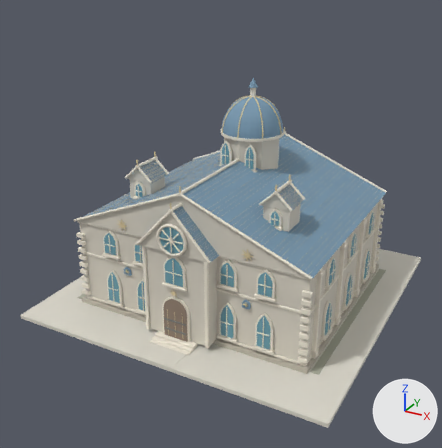
What one commit did to the FBX model Assets/Models/Kingdom/City/Models/ArcaneAcademy_Lv3.fbx.
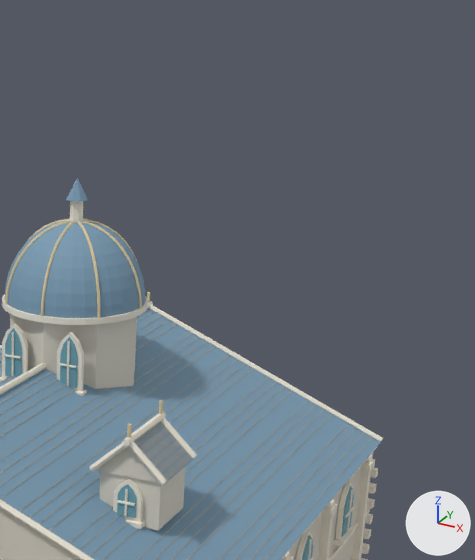
Old and new are each drawn whole from a 50 mm camera at (21.53, -42.28, 26.83) aimed at (-0.43, -2.36, 6.87) and again close up on the part from 50% to 97% of the width and 0% to 55% of the height. Lighting does not change. The marker at lower right points along +X, +Y and +Z. The first two pictures are the older version. Where no turn or scale is listed for an object, it has been applied to the vertices.

In view in the first close-up: 'Blue central dome.004', 'Decor side pilasters.015', 'Dome gilded ribs.004', 'Gable infill.010', 'Gable verge.010', 'Main school walls.015', 'Octagonal observatory drum.004', 'Roof courses.010', 'Roof dormer.003', 'Roof surfaces.015', 'Window frame.015', 'Window glass.015' and 11 more.
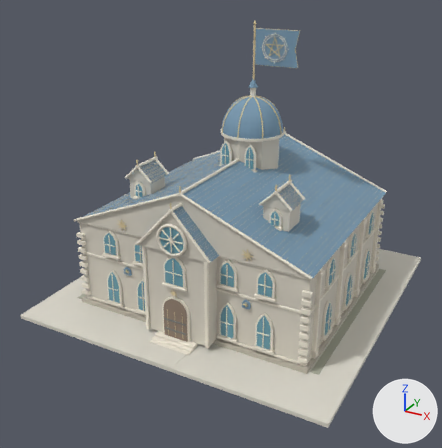
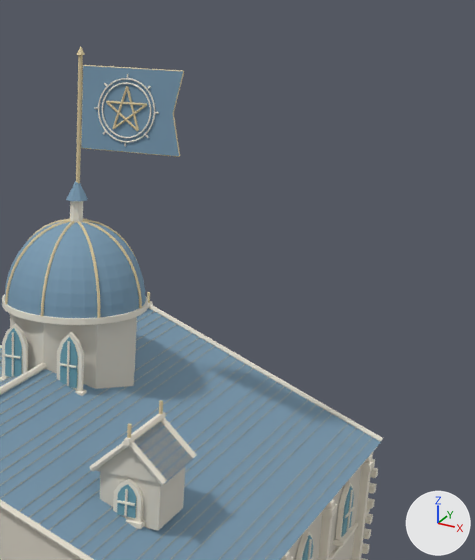
Location of each change, [x1, y1, x2, y2] in pixels of the close-ups (475 x 560 px):
'School icon flag cloth.015', added (blue): after [81, 66, 183, 156]
'School icon flag emblem.030', added: after [94, 74, 159, 146]
'School icon flag mast.015', added (beige): after [76, 55, 83, 183]
'School icon flag emblem.031', added (beige): after [106, 86, 147, 131]
'School icon flag hem.015', added: after [81, 65, 184, 157]
'School icon flag finial.015', added: after [76, 47, 85, 55]

Patch to the scene script:
```diff
--- a/Assets/Models/Kingdom/City/Models/ArcaneAcademy_Lv3.fbx.py
+++ b/Assets/Models/Kingdom/City/Models/ArcaneAcademy_Lv3.fbx.py
@@ mat_white @@
+mat_white = principled_material('white')
+mat_white.base_color = (0.902, 0.859, 0.761)  # white #f4eee2
+mat_white.roughness = 0.76
@@ me_school_icon_flag_finial_008 @@
+me_school_icon_flag_finial_008.from_pydata(...)  # a 12-sided cut cone along z (radius 0.14 at the low end, 0.02 at the high end) spanning x -0.115..0.165, y 2.06..2.34, z 22.01..22.25
+me_school_icon_flag_finial_008.materials.append(mat_gold)  # beige #ddcca1
@@ me_school_icon_flag_emblem_016 @@
+me_school_icon_flag_emblem_016.from_pydata(...)  # 100 vertices, 80 faces; spans x 1.04..2.55, y 2.1..2.31, z 19.66..21.09
+me_school_icon_flag_emblem_016.materials.append(mat_gold)  # beige #ddcca1
@@ me_school_icon_flag_mast_008 @@
+me_school_icon_flag_mast_008.from_pydata(...)  # 20 vertices, 12 faces; spans x -0.05..0.1, y 2.13..2.27, z 17.61..22.01
+me_school_icon_flag_mast_008.materials.append(mat_gold)  # beige #ddcca1
@@ me_school_icon_flag_emblem_015 @@
+me_school_icon_flag_emblem_015.from_pydata(...)  # 2112 vertices, 1664 faces; spans x 0.62..2.96, y 2.11..2.3, z 19.14..21.48
+me_school_icon_flag_emblem_015.materials.append(mat_white)  # white #f4eee2
@@ me_school_icon_flag_cloth_008 @@
+me_school_icon_flag_cloth_008.from_pydata([(0.14, 2.17, 18.96), (3.74, 2.17, 18.96), (3.44, 2.17, 20.31), (3.74, 2.17, 21.66), (0.14, 2.17, 21.66), (0.14, 2.23, 18.96), (3.74, 2.23, 18.96), (3.44, 2.23, 20.31), (3.74, 2.23, 21.66), (0.14, 2.23, 21.66)], [], [(4, 3, 2, 1, 0), (5, 6, 7, 8, 9), (0, 1, 6, 5), (1, 2, 7, 6), (2, 3, 8, 7), (3, 4, 9, 8), (4, 0, 5, 9)])
+me_school_icon_flag_cloth_008.materials.append(mat_blue)  # blue #799ab2
@@ me_school_icon_flag_hem_008 @@
+me_school_icon_flag_hem_008.from_pydata(...)  # 54 vertices, 40 faces; spans x 0.12..3.77, y 2.17..2.23, z 18.94..21.68
+me_school_icon_flag_hem_008.materials.append(mat_gold)  # beige #ddcca1
@@ ob_school_icon_flag_finial_015 @@
+ob_school_icon_flag_finial_015 = bpy.data.objects.new('School icon flag finial.015', me_school_icon_flag_finial_008)
+ob_school_icon_flag_finial_015.location = (0.0, 0.0, 0.0)
@@ ob_school_icon_flag_emblem_031 @@
+ob_school_icon_flag_emblem_031 = bpy.data.objects.new('School icon flag emblem.031', me_school_icon_flag_emblem_016)
+ob_school_icon_flag_emblem_031.location = (0.0, 0.0, 0.0)
@@ ob_school_icon_flag_mast_015 @@
+ob_school_icon_flag_mast_015 = bpy.data.objects.new('School icon flag mast.015', me_school_icon_flag_mast_008)
+ob_school_icon_flag_mast_015.location = (0.0, 0.0, 0.0)
@@ ob_school_icon_flag_emblem_030 @@
+ob_school_icon_flag_emblem_030 = bpy.data.objects.new('School icon flag emblem.030', me_school_icon_flag_emblem_015)
+ob_school_icon_flag_emblem_030.location = (0.0, 0.0, 0.0)
@@ ob_school_icon_flag_cloth_015 @@
+ob_school_icon_flag_cloth_015 = bpy.data.objects.new('School icon flag cloth.015', me_school_icon_flag_cloth_008)
+ob_school_icon_flag_cloth_015.location = (0.0, 0.0, 0.0)
@@ ob_school_icon_flag_hem_015 @@
+ob_school_icon_flag_hem_015 = bpy.data.objects.new('School icon flag hem.015', me_school_icon_flag_hem_008)
+ob_school_icon_flag_hem_015.location = (0.0, 0.0, 0.0)
```
